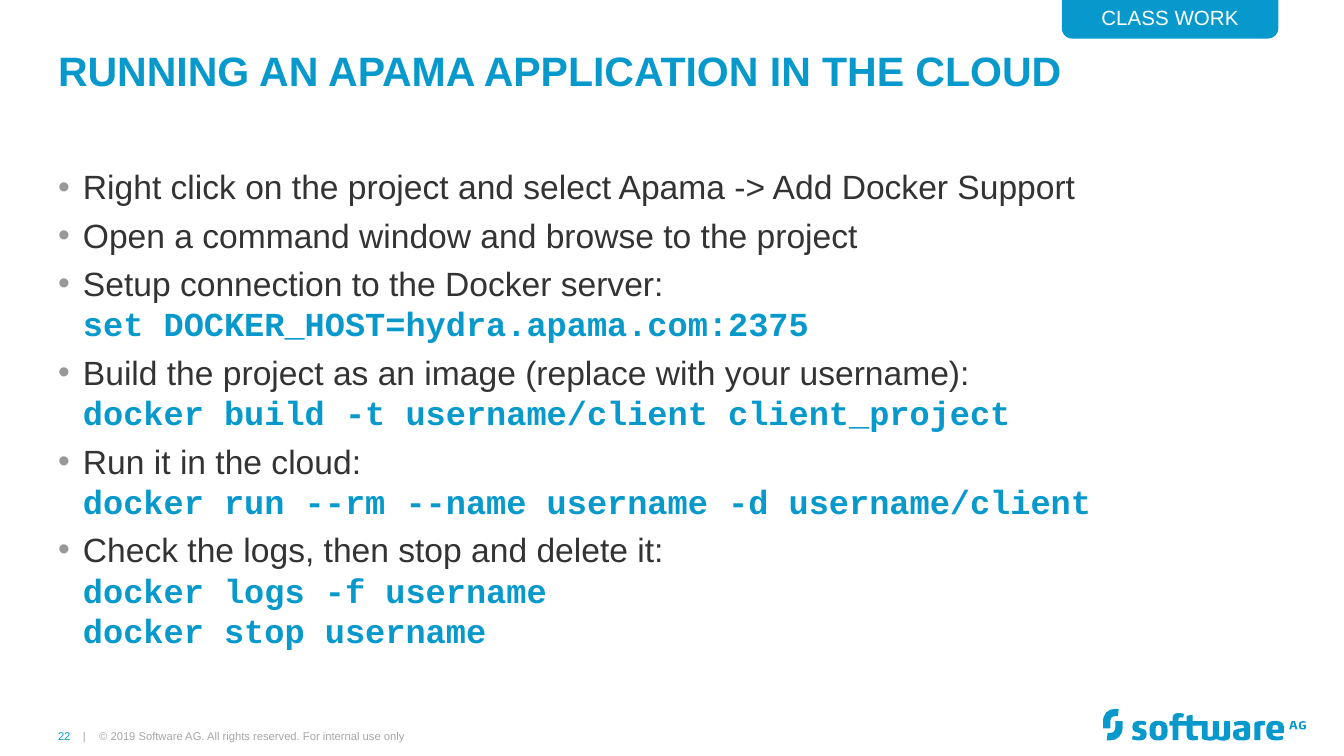
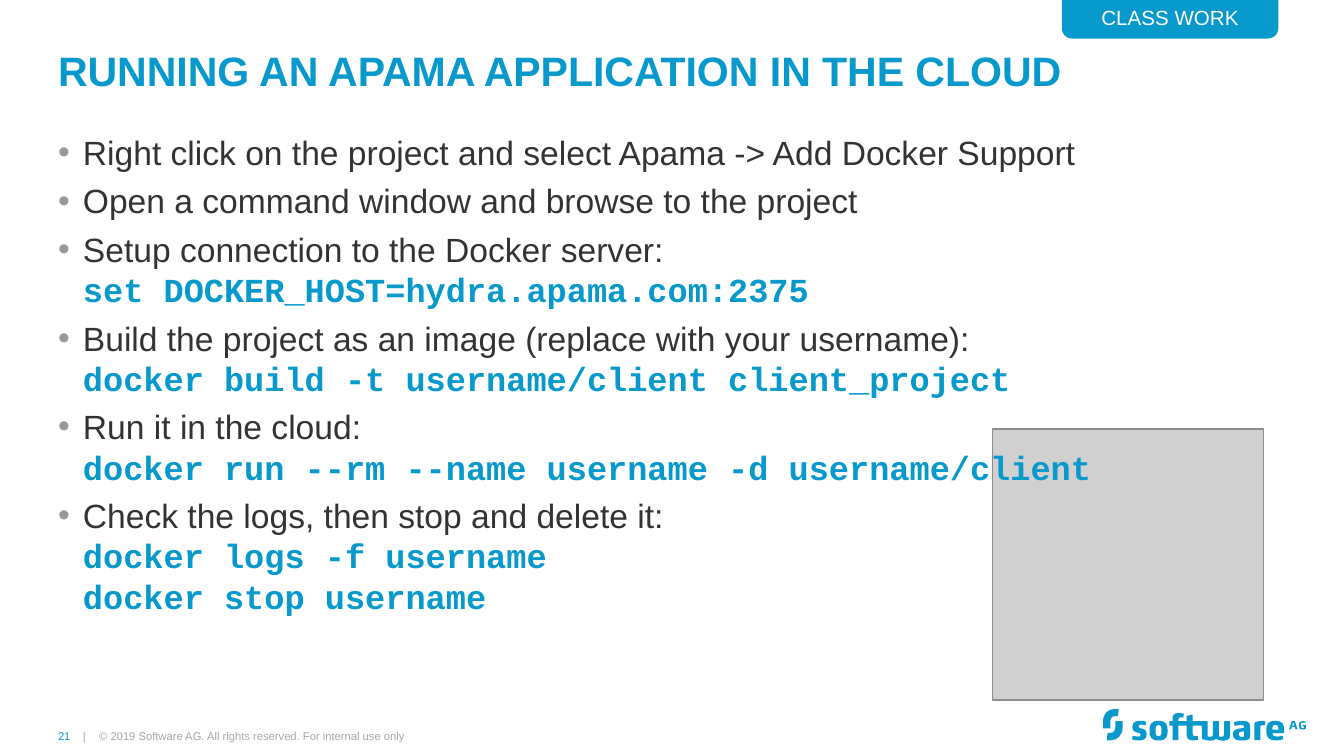
Before and after one commit to Cumulocity-IoT/apama-streaming-analytics-intro-training, a slide deck: slide 21 of Apama GAP Training.pptx (slide 22 before the commit). Drawn at 1344x756 pixels with LibreOffice and Linux fonts; fonts in the diff are those of the drawing; grey boxes stand for pictures; background and template pictures are left out. Boxes give left, top, right and bottom in pixels: in the first picture for what was removed or moved away, otherwise in the second. Text is boxed around its words. In the diff, an @@ line names an element or a change of style, - is before the commit and + after.

```diff
--- a/Apama GAP Training.pptx
+++ b/Apama GAP Training.pptx
@@ text "Right click on the project ...": place and size @@
-text "Right click on the project ..." at [83,174,1091,650]
+text "Right click on the project ..." at [83,140,1091,616]
@@ picture added at [992,429,1263,700] @@
@@ page number at [58,732,70,740]: text changed @@
-22 |
+21 |
```
Also in this commit, not shown: 21 other slides changed, 1 slide added, 2 slides removed.
